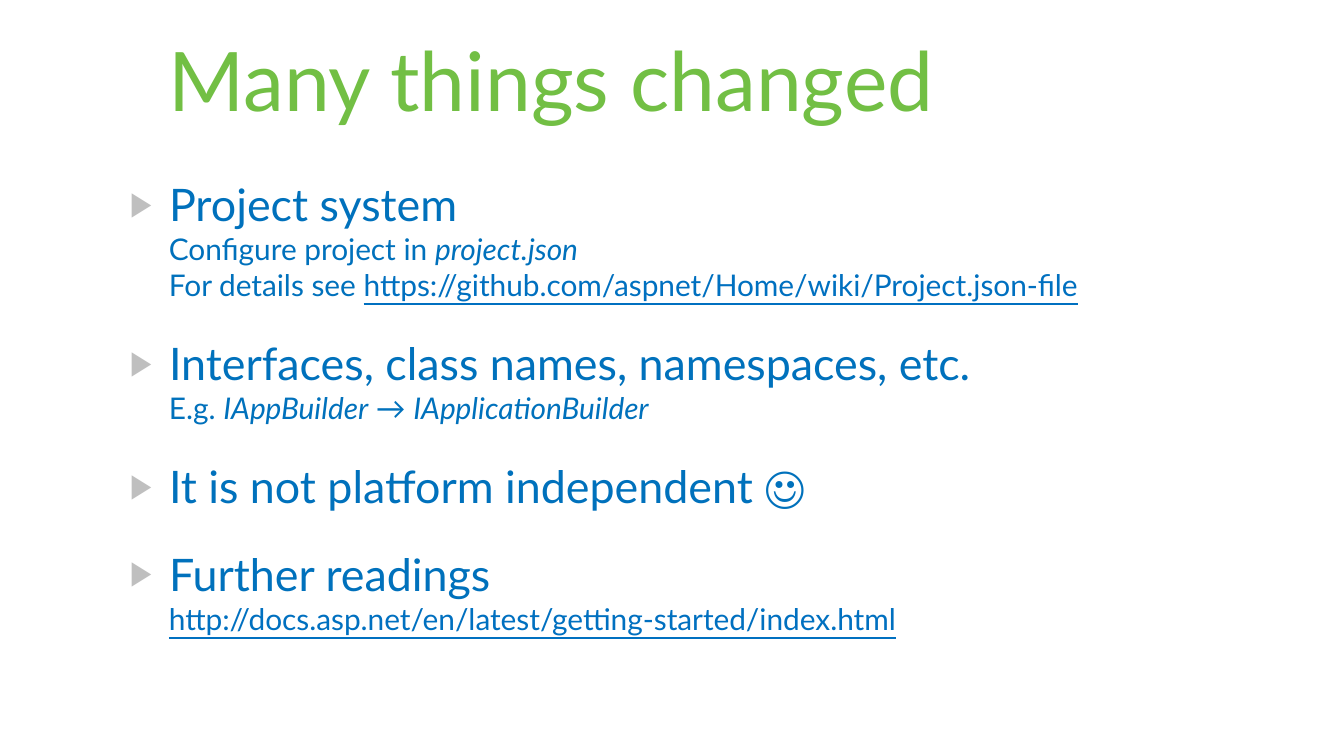
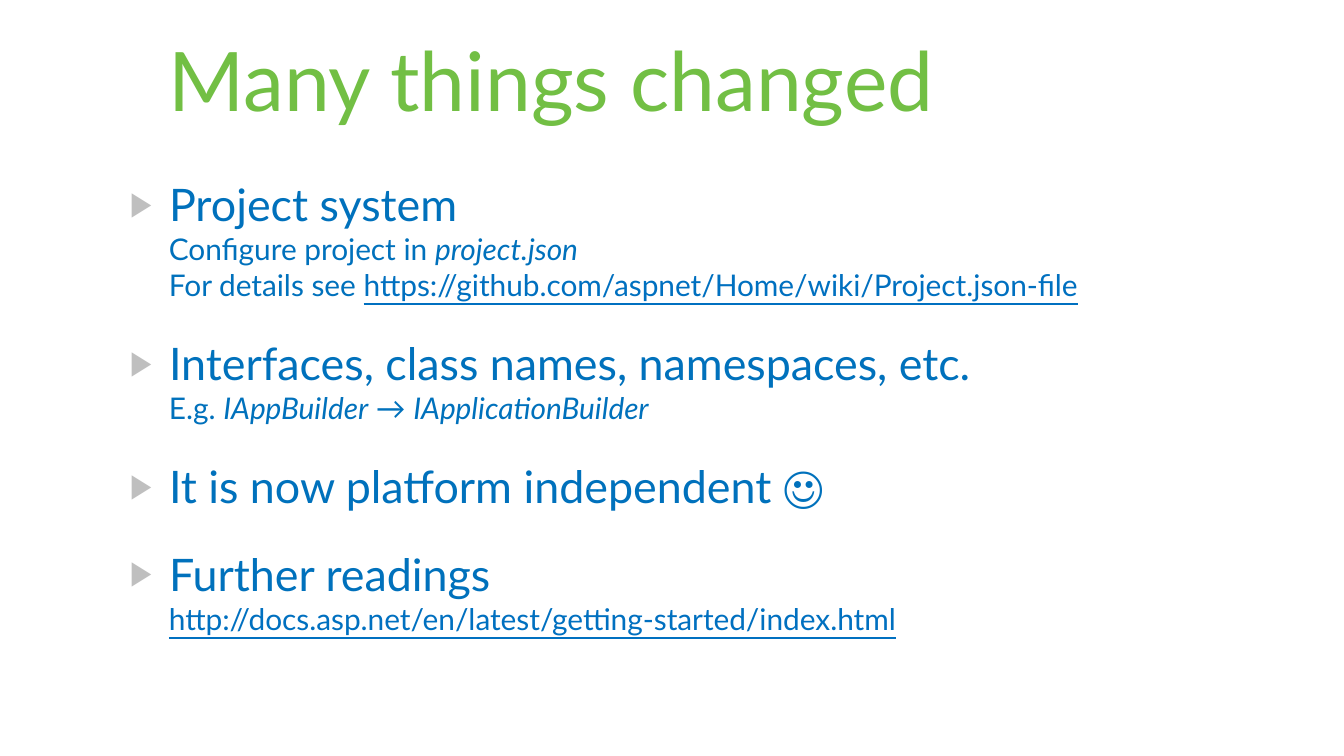
Before and after one commit to rstropek/Samples, a slide deck: slide 19 of OwinFundamentals/Slides/OWIN Fundamentals.pptx. Drawn at 1344x756 pixels with LibreOffice and Linux fonts; fonts in the diff are those of the drawing. Boxes give left, top, right and bottom in pixels: in the first picture for what was removed or moved away, otherwise in the second. Text is boxed around its words. In the diff, an @@ line names an element or a change of style, - is before the commit and + after.

```diff
--- a/OwinFundamentals/Slides/OWIN Fundamentals.pptx
+++ b/OwinFundamentals/Slides/OWIN Fundamentals.pptx
@@ text at [169,470,772,511]: text changed @@
-▶ It is not platform independent ☺
+▶ It is now platform independent ☺
```
Also in this commit, not shown: 2 other slides changed.
